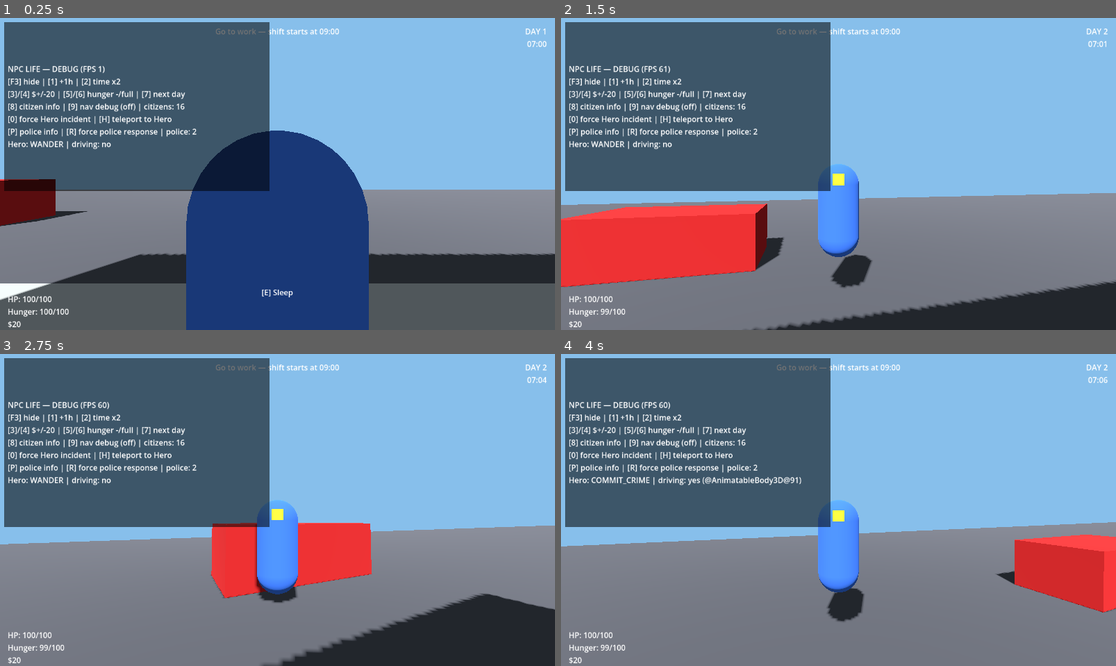
Above: before the commit, frames 1-4 (two rows, left to right).
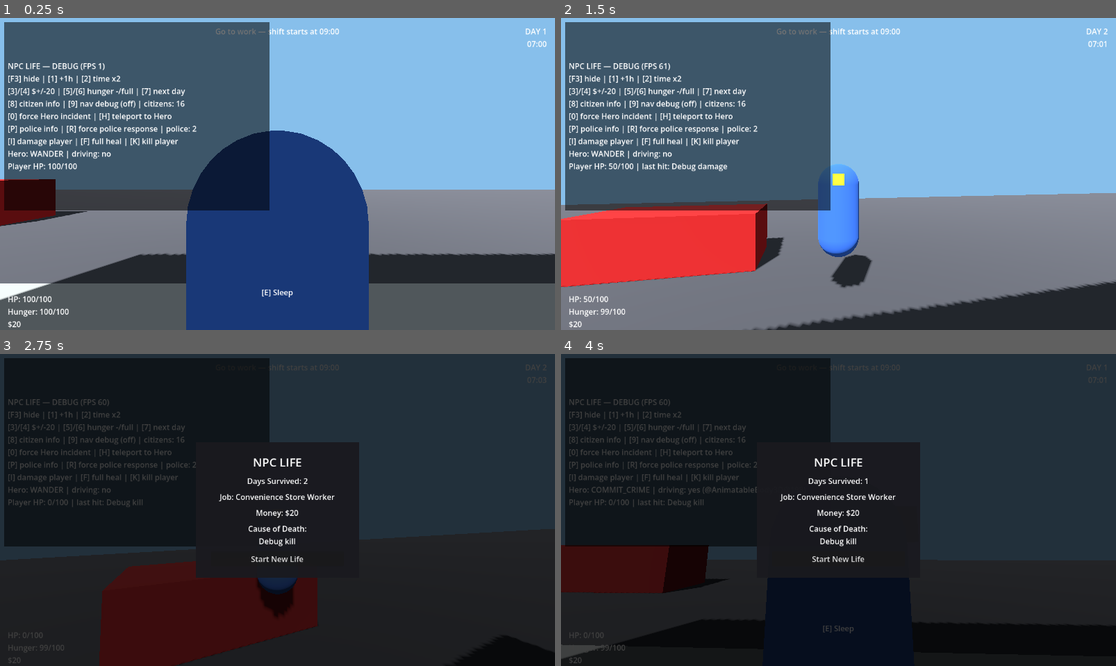
Above: after the commit, the same moments.

Repository: whdghks1/npc_lief
Game: Godot game, scene res://scenes/world/city.tscn
The game is run twice, just before and just after one commit, with the same random seed, the same clock (stepped at 60 frames per second) and the same inputs.
Inputs (mouse positions are in pixels of both pictures, inside the frame that each line leads up to):
- Up to frame 1 (0.25 s): no input
- Up to frame 2 (1.5 s): tap Enter at 0.5 s; move the mouse to (866, 174) at 0.52 s; hold E (interact) 0.53-1.28 s; hold W (move_forward) from 0.53 s (still down); tap Space (jump) at 0.77, 1.07 s; tap I at 0.8, 1.35 s; move the mouse to (810, 174) at 1.27 s
- Up to frame 3 (2.75 s): keep holding W (move_forward); tap Space (jump) at 1.52, 1.82 s; tap F at 1.55, 2.1 s; move the mouse to (288, 503) at 2.02 s; tap K at 2.3 s
- Up to frame 4 (4 s): release W (move_forward) at 2.75 s; click (838, 559) at 2.75 s, where only the run after the commit has a clickable "Start New Life"; move the mouse to (832, 516) at 3.52 s; hold W (move_forward) from 3.53 s (still down); tap K at 3.6 s; tap Space (jump) at 3.77 s; tap 0 at 3.8 s

The runs differ from the first frame. In frame 1, 6.1% of the frame differs, in the area x 0-49%, y 14-62%; in frame 2, 6.3%; in frame 3, 94%; in frame 4, 100%, in the area x 0-100%, y 0-100%.

Commit message:
Phase7

Diff:
--- a/project.godot
+++ b/project.godot
@@ -19,6 +19,7 @@
 
 TimeSystem="*res://scripts/simulation/time/time_system.gd"
 WorldEvents="*res://scripts/systems/world_event_bus.gd"
+GameManager="*res://scripts/core/game_manager.gd"
 CitizenDangerReactor="*res://scripts/ai/citizen/citizen_danger_reactor.gd"
 PoliceDispatcher="*res://scripts/ai/police/police_dispatcher.gd"
 
--- a/scenes/police/police_unit.tscn
+++ b/scenes/police/police_unit.tscn
@@ -1,6 +1,7 @@
-[gd_scene load_steps=7 format=3]
+[gd_scene load_steps=8 format=3]
 
 [ext_resource type="Script" path="res://scripts/ai/police/police_ai.gd" id="1"]
+[ext_resource type="Script" path="res://scripts/systems/vehicle_impact.gd" id="2"]
 
 [sub_resource type="StandardMaterial3D" id="Material_body"]
 albedo_color = Color(0.9, 0.9, 0.92, 1)
@@ -37,3 +38,6 @@
 [node name="CollisionShape3D" type="CollisionShape3D" parent="."]
 position = Vector3(0, 0.7, 0)
 shape = SubResource("BoxShape3D_body")
+
+[node name="VehicleImpact" type="Node" parent="."]
+script = ExtResource("2")
--- a/scenes/ui/debug_overlay.tscn
+++ b/scenes/ui/debug_overlay.tscn
@@ -17,7 +17,7 @@
 offset_left = 8.0
 offset_top = 8.0
 offset_right = 560.0
-offset_bottom = 360.0
+offset_bottom = 400.0
 theme_override_styles/panel = SubResource("StyleBoxFlat_bg")
 
 [node name="InfoLabel" type="Label" parent="Panel"]
--- a/scenes/ui/hud.tscn
+++ b/scenes/ui/hud.tscn
@@ -45,6 +45,19 @@
 horizontal_alignment = 1
 text = "Go to work"
 
+[node name="DangerLabel" type="Label" parent="Root"]
+unique_name_in_owner = true
+visible = false
+anchor_left = 0.5
+anchor_right = 0.5
+offset_left = -220.0
+offset_top = 44.0
+offset_right = 220.0
+offset_bottom = 68.0
+horizontal_alignment = 1
+theme_override_colors/font_color = Color(1, 0.3, 0.25, 1)
+text = "⚠ Something dangerous is happening nearby"
+
 [node name="InteractPrompt" type="Label" parent="Root"]
 unique_name_in_owner = true
 anchor_left = 0.5
--- /dev/null
+++ b/scenes/ui/life_report.tscn
@@ -0,0 +1,70 @@
+[gd_scene load_steps=3 format=3]
+
+[ext_resource type="Script" path="res://scripts/ui/life_report.gd" id="1"]
+
+[sub_resource type="StyleBoxFlat" id="StyleBoxFlat_panel"]
+bg_color = Color(0.1, 0.1, 0.12, 0.95)
+content_margin_left = 32.0
+content_margin_top = 24.0
+content_margin_right = 32.0
+content_margin_bottom = 24.0
+
+[node name="LifeReport" type="CanvasLayer"]
+layer = 30
+script = ExtResource("1")
+
+[node name="Dim" type="ColorRect" parent="."]
+anchor_right = 1.0
+anchor_bottom = 1.0
+color = Color(0, 0, 0, 0.75)
+
+[node name="Panel" type="PanelContainer" parent="."]
+anchor_left = 0.5
+anchor_top = 0.5
+anchor_right = 0.5
+anchor_bottom = 0.5
+offset_left = -170.0
+offset_top = -140.0
+offset_right = 170.0
+offset_bottom = 140.0
+theme_override_styles/panel = SubResource("StyleBoxFlat_panel")
+
+[node name="VBoxContainer" type="VBoxContainer" parent="Panel"]
+layout_mode = 2
+theme_override_constants/separation = 10
+
+[node name="TitleLabel" type="Label" parent="Panel/VBoxContainer"]
+layout_mode = 2
+horizontal_alignment = 1
+text = "NPC LIFE"
+theme_override_font_sizes/font_size = 24
+
+[node name="DaysLabel" type="Label" parent="Panel/VBoxContainer"]
+unique_name_in_owner = true
+layout_mode = 2
+horizontal_alignment = 1
+text = "Days Survived: 0"
+
+[node name="JobLabel" type="Label" parent="Panel/VBoxContainer"]
+unique_name_in_owner = true
+layout_mode = 2
+horizontal_alignment = 1
+text = "Job: Unemployed"
+
+[node name="MoneyLabel" type="Label" parent="Panel/VBoxContainer"]
+unique_name_in_owner = true
+layout_mode = 2
+horizontal_alignment = 1
+text = "Money: $0"
+
+[node name="CauseLabel" type="Label" parent="Panel/VBoxContainer"]
+unique_name_in_owner = true
+layout_mode = 2
+horizontal_alignment = 1
+autowrap_mode = 2
+text = "Cause of Death:\nUnknown"
+
+[node name="NewLifeButton" type="Button" parent="Panel/VBoxContainer"]
+unique_name_in_owner = true
+layout_mode = 2
+text = "Start New Life"
--- a/scenes/vehicles/simple_vehicle.tscn
+++ b/scenes/vehicles/simple_vehicle.tscn
@@ -1,6 +1,7 @@
-[gd_scene load_steps=5 format=3]
+[gd_scene load_steps=6 format=3]
 
 [ext_resource type="Script" path="res://scripts/simulation/traffic/simple_vehicle.gd" id="1"]
+[ext_resource type="Script" path="res://scripts/systems/vehicle_impact.gd" id="2"]
 
 [sub_resource type="StandardMaterial3D" id="Material_vehicle"]
 albedo_color = Color(0.75, 0.15, 0.15, 1)
@@ -23,3 +24,6 @@
 [node name="CollisionShape3D" type="CollisionShape3D" parent="."]
 position = Vector3(0, 0.7, 0)
 shape = SubResource("BoxShape3D_vehicle")
+
+[node name="VehicleImpact" type="Node" parent="."]
+script = ExtResource("2")
--- a/scripts/ai/hero/hero_ai.gd
+++ b/scripts/ai/hero/hero_ai.gd
@@ -96,6 +96,11 @@
 		current_target_vehicle = nearest
 		global_position = nearest.global_position # debug-only: skip the walk over
 		_change_state(State.STEAL_VEHICLE)
+		# _change_state(DRIVE) above only arms the retarget timer — the
+		# actual drive_to() call normally happens on the next physics frame
+		# (_process_drive). Do it now too, or the vehicle sits at speed 0
+		# when we immediately jump to COMMIT_CRIME below.
+		_pick_reckless_target()
 	_change_state(State.COMMIT_CRIME)
 
 
--- a/scripts/ai/police/police_ai.gd
+++ b/scripts/ai/police/police_ai.gd
@@ -72,6 +72,32 @@
 	return current_state == State.PATROL
 
 
+## The AI's intended driving speed right now (unscaled by TimeSystem's debug
+## fast-forward — see SimpleVehicle.current_speed() for why). Used by
+## VehicleImpact to decide whether a touch is a hit or just a bump: normal
+## patrol/return speeds stay below the threshold, response/pursuit don't.
+func current_speed() -> float:
+	match current_state:
+		State.PATROL:
+			return PATROL_SPEED
+		State.RESPOND:
+			return RESPOND_SPEED
+		State.PURSUE:
+			return PURSUE_SPEED
+		State.SEARCH:
+			return SEARCH_SPEED
+		State.RETURN_TO_PATROL:
+			return RETURN_SPEED
+	return 0.0
+
+
+## The vehicle this unit is actively pursuing, or null. Used by
+## VehicleImpact to phrase "hit during a police pursuit" without reaching
+## into this class's internals.
+func pursuit_target() -> Node:
+	return _target_vehicle if current_state == State.PURSUE else null
+
+
 ## Called by PoliceDispatcher. `vehicle` may be null (e.g. a collision report
 ## with no known getaway vehicle) — response still drives to the position.
 func dispatch_to(position: Vector3, vehicle: Node) -> void:
--- /dev/null
+++ b/scripts/core/game_manager.gd
@@ -0,0 +1,68 @@
+## Responsible for starting/ending lives (docs/ARCHITECTURE.md "GameManager").
+## Must NOT contain gameplay logic belonging to other systems — it only
+## reacts to the player's Health dying, shows the Life Report, and resets
+## the world for a new life. Registered as the autoload "GameManager".
+##
+## The player is a normal child of whatever scene is currently loaded, so a
+## fresh one (and a fresh city, citizens, Hero, and police) appears for free
+## just by reloading the scene — "the city may reset entirely" is the
+## documented Phase 7 simplification for this. Only TimeSystem (an autoload,
+## so it survives a scene reload on its own) needs an explicit reset.
+extends Node
+
+const LIFE_REPORT_SCENE := "res://scenes/ui/life_report.tscn"
+
+var _life_report: LifeReport = null
+
+## A fresh Player (and Health) appears each time the scene (re)loads, so
+## this is re-discovered lazily rather than cached once at startup.
+var _connected_health: Health = null
+
+
+func _process(_delta: float) -> void:
+	if _connected_health != null and is_instance_valid(_connected_health):
+		return
+	var player := get_tree().get_first_node_in_group("player")
+	if player == null:
+		return
+	var health: Health = player.get_node_or_null("Health")
+	if health == null:
+		return
+	if not health.died.is_connected(_on_player_died):
+		health.died.connect(_on_player_died)
+	_connected_health = health
+
+
+func _on_player_died(cause: String) -> void:
+	if _life_report != null:
+		return # already showing one — shouldn't happen, but stay defensive
+
+	var player := get_tree().get_first_node_in_group("player")
+	WorldEvents.player_died.emit(player.global_position if player != null else Vector3.ZERO, cause)
+
+	var days_survived := TimeSystem.day
+	var money := 0.0
+	var job_name := "Unemployed"
+	if player != null:
+		var wallet: Wallet = player.get_node_or_null("Wallet")
+		if wallet != null:
+			money = wallet.money
+		var job: PlayerJob = player.get_node_or_null("Job")
+		if job != null and job.job != null:
+			job_name = job.job.job_name
+
+	get_tree().paused = true
+	_life_report = load(LIFE_REPORT_SCENE).instantiate()
+	add_child(_life_report)
+	_life_report.set_stats(days_survived, job_name, money, cause)
+	_life_report.new_life_requested.connect(_on_new_life_requested)
+
+
+func _on_new_life_requested() -> void:
+	if _life_report != null:
+		_life_report.queue_free()
+		_life_report = null
+	_connected_health = null
+	TimeSystem.reset()
+	get_tree().paused = false
+	get_tree().reload_current_scene()
--- a/scripts/player/health.gd
+++ b/scripts/player/health.gd
@@ -1,17 +1,21 @@
 ## Generic health component.
 ##
-## Not wired to any damage source yet — no hazards exist before later
-## roadmap phases (Phase 7 "NPC Survival"). Phase 1 only needs the stat to
-## exist and be readable by the HUD.
+## Phase 7 connects this to actual hazards (vehicle impacts, via
+## scripts/systems/vehicle_impact.gd) — before that it just existed for the
+## HUD to display.
 class_name Health
 extends Node
 
 signal health_changed(current: float, max_health: float)
-signal died
+## `cause` is whatever was last passed to take_damage() — a short, readable
+## string for the Life Report ("Hit by a stolen vehicle during a police
+## pursuit"), not a forensic system.
+signal died(cause: String)
 
 @export var max_health: float = 100.0
 
 var current_health: float = max_health
+var last_damage_cause: String = ""
 
 
 func _ready() -> void:
@@ -19,13 +23,15 @@
 	health_changed.emit(current_health, max_health)
 
 
-func take_damage(amount: float) -> void:
+func take_damage(amount: float, cause: String = "") -> void:
 	if current_health <= 0.0 or amount <= 0.0:
 		return
+	if not cause.is_empty():
+		last_damage_cause = cause
 	current_health = maxf(current_health - amount, 0.0)
 	health_changed.emit(current_health, max_health)
 	if current_health <= 0.0:
-		died.emit()
+		died.emit(last_damage_cause)
 
 
 func heal(amount: float) -> void:
--- a/scripts/simulation/city/city_builder.gd
+++ b/scripts/simulation/city/city_builder.gd
@@ -70,6 +70,7 @@
 const WORKPLACE_TRIGGER_SCRIPT := "res://scripts/systems/jobs/workplace_trigger.gd"
 const SLEEP_TRIGGER_SCRIPT := "res://scripts/systems/time/sleep_trigger.gd"
 const FOOD_ITEM_TRIGGER_SCRIPT := "res://scripts/systems/economy/food_item_trigger.gd"
+const HOSPITAL_TRIGGER_SCRIPT := "res://scripts/systems/health/hospital_trigger.gd"
 
 const VEHICLE_SCENE_PATH := "res://scenes/vehicles/simple_vehicle.tscn"
 const VEHICLE_COUNT := 4
@@ -401,6 +402,8 @@
 			_make_workplace(body)
 		BuildingType.APARTMENT:
 			_make_sleep_spot(body)
+		BuildingType.HOSPITAL:
+			_make_hospital(body)
 
 	# Script and children must be fully set up before the body joins the
 	# tree, so its _ready() (if any) sees a complete node. Buildings are
@@ -430,6 +433,18 @@
 	var interactable := Interactable.new()
 	interactable.name = "Interactable"
 	interactable.prompt = "Sleep"
+	body.add_child(interactable)
+
+
+func _make_hospital(body: StaticBody3D) -> void:
+	body.collision_layer = 5 # world (1) + interactable (4)
+	body.set_script(load(HOSPITAL_TRIGGER_SCRIPT))
+
+	var interactable := Interactable.new()
+	interactable.name = "Interactable"
+	# Cost is hardcoded here for the prompt text — keep in sync with
+	# HospitalTrigger.TREATMENT_COST.
+	interactable.prompt = "Get treated ($15)"
 	body.add_child(interactable)
 
 
--- a/scripts/simulation/time/time_system.gd
+++ b/scripts/simulation/time/time_system.gd
@@ -84,3 +84,14 @@
 ## not part of what's being fast-forwarded.
 func speed_multiplier() -> float:
 	return time_scale / BASE_TIME_SCALE
+
+
+## Called by GameManager when starting a new life. TimeSystem is an
+## autoload, so it survives scene reloads on its own and needs to be reset
+## explicitly — the rest of the world resets for free by reloading the scene.
+func reset() -> void:
+	day = 1
+	hour = WAKE_HOUR
+	minute = 0
+	time_scale = BASE_TIME_SCALE
+	_minute_accumulator = 0.0
--- a/scripts/simulation/traffic/simple_vehicle.gd
+++ b/scripts/simulation/traffic/simple_vehicle.gd
@@ -56,6 +56,14 @@
 
 func is_available() -> bool:
 	return driver == null
+
+
+## The AI's intended driving speed right now (unscaled by TimeSystem's debug
+## fast-forward, which is about clock pacing, not "how recklessly is this
+## vehicle actually being driven"). Used by VehicleImpact to decide whether
+## a touch is a hit or just a bump.
+func current_speed() -> float:
+	return _manual_speed if driver != null else speed
 
 
 func freeze() -> void:
--- /dev/null
+++ b/scripts/systems/health/hospital_trigger.gd
@@ -0,0 +1,31 @@
+## Marks a physics body as a place the player can get treated. CityBuilder
+## attaches this to the Hospital building (plus a child Interactable).
+##
+## Prototype rule for insufficient funds (docs/ROADMAP.md Phase 7 asks for
+## one to be chosen and documented): the hospital treats you anyway. Being
+## broke AND dying is future-phase material — for this prototype, healthcare
+## is never a reason a recoverable player stays dying.
+extends StaticBody3D
+
+const TREATMENT_COST := 15.0
+
+@onready var _interactable: Interactable = $Interactable
+
+
+func _ready() -> void:
+	_interactable.interacted.connect(_on_interacted)
+
+
+func _on_interacted(by: Node) -> void:
+	var health: Health = by.get_node_or_null("Health")
+	if health == null or health.current_health >= health.max_health:
+		print("Nothing to treat — already at full health.")
+		return
+
+	var wallet: Wallet = by.get_node_or_null("Wallet")
+	if wallet != null and wallet.spend(TREATMENT_COST):
+		print("Treated at the hospital. -$%d" % int(TREATMENT_COST))
+	else:
+		print("Treated at the hospital (couldn't afford it — treated anyway).")
+
+	health.heal(health.max_health)
--- /dev/null
+++ b/scripts/systems/vehicle_impact.gd
@@ -0,0 +1,82 @@
+## Detects when a vehicle is moving fast enough to actually hurt someone it
+## touches — the player or a citizen — rather than just being solid scenery.
+##
+## Attach as a child of any vehicle body that exposes `current_speed()`
+## (SimpleVehicle, PoliceAI). Kept separate from those scripts' own driving
+## logic so both share identical, simply-readable impact rules instead of
+## duplicating them (docs/ROADMAP.md Phase 7: "Keep damage rules simple and
+## readable").
+##
+## The speed threshold is what keeps ordinary traffic from being a constant
+## threat: normal patrol/loop speeds sit below it, reckless driving and
+## police response/pursuit sit above it.
+extends Node
+
+const SPEED_THRESHOLD := 7.0
+const HIT_RADIUS := 1.5
+const PLAYER_DAMAGE := 35.0
+## Radius nearby citizens flee from after a real hit — reuses the same
+## danger-reaction pipeline a Hero crime uses (CitizenDangerReactor).
+const HIT_DANGER_RADIUS := 12.0
+## Avoids re-hitting every single physics frame while still overlapping.
+const HIT_COOLDOWN := 2.0
+
+@onready var _body: Node3D = get_parent()
+
+var _cooldown_remaining: float = 0.0
+
+
+func _physics_process(delta: float) -> void:
+	if _cooldown_remaining > 0.0:
+		_cooldown_remaining -= delta
+		return
+	if _body.current_speed() < SPEED_THRESHOLD:
+		return
+	if _try_hit_player():
+		return
+	_try_hit_citizen()
+
+
+func _try_hit_player() -> bool:
+	var player := get_tree().get_first_node_in_group("player")
+	if player == null or _body.global_position.distance_to(player.global_position) > HIT_RADIUS:
+		return false
+
+	var health: Health = player.get_node_or_null("Health")
+	if health == null:
+		return false
+
+	var pos: Vector3 = _body.global_position
+	health.take_damage(PLAYER_DAMAGE, _describe_cause())
+	WorldEvents.player_injured.emit(pos)
+	WorldEvents.vehicle_collision.emit(pos)
+	WorldEvents.danger_created.emit(pos, HIT_DANGER_RADIUS)
+	_cooldown_remaining = HIT_COOLDOWN
+	return true
+
+
+func _try_hit_citizen() -> void:
+	for citizen in get_tree().get_nodes_in_group("citizens"):
+		if _body.global_position.distance_to(citizen.global_position) > HIT_RADIUS:
+			continue
+		var pos: Vector3 = _body.global_position
+		# No injury/recovery simulation — a severe hit just removes the
+		# citizen from the simulation (docs/ROADMAP.md: "do not build
+		# complex injury simulation", "avoid gore").
+		citizen.queue_free()
+		WorldEvents.civilian_injured.emit(pos)
+		WorldEvents.vehicle_collision.emit(pos)
+		WorldEvents.danger_created.emit(pos, HIT_DANGER_RADIUS)
+		_cooldown_remaining = HIT_COOLDOWN
+		return
+
+
+func _describe_cause() -> String:
+	if _body is PoliceAI:
+		return "Hit by a police vehicle during a high-speed response"
+	for unit in get_tree().get_nodes_in_group("police"):
+		if unit.pursuit_target() == _body:
+			return "Hit by a stolen vehicle during a police pursuit"
+	if _body.has_method("is_available") and not _body.is_available():
+		return "Hit by a stolen vehicle"
+	return "Hit by a vehicle"
--- a/scripts/systems/world_event_bus.gd
+++ b/scripts/systems/world_event_bus.gd
@@ -17,3 +17,10 @@
 signal dangerous_driving_started(position: Vector3)
 signal collision_occurred(position: Vector3)
 signal danger_created(position: Vector3, radius: float)
+
+## Phase 7 (NPC Survival) additions — connecting Hero/police chaos to the
+## player's and citizens' ordinary lives.
+signal vehicle_collision(position: Vector3)
+signal player_injured(position: Vector3)
+signal civilian_injured(position: Vector3)
+signal player_died(position: Vector3, cause: String)
--- a/scripts/ui/debug_overlay.gd
+++ b/scripts/ui/debug_overlay.gd
@@ -12,6 +12,7 @@
 const FAST_TIME_SCALE := 40.0
 const MONEY_STEP := 20.0
 const HUNGER_STEP := 20.0
+const DAMAGE_STEP := 25.0
 const MAX_CITIZEN_ROWS := 5
 const MAX_POLICE_ROWS := 3
 
@@ -20,19 +21,22 @@
 var _player: Node3D
 var _wallet: Wallet
 var _hunger: Hunger
+var _health: Health
 var _show_citizen_details := false
 var _show_police_details := false
 var _nav_debug_enabled := false
 
 
 func _ready() -> void:
-	# Debug overlay should not pause with the rest of the simulation once a
-	# pause system exists.
+	# Debug overlay should not pause with the rest of the simulation — this
+	# now includes staying visible/functional while the Life Report has the
+	# tree paused after a death.
 	process_mode = Node.PROCESS_MODE_ALWAYS
 	_player = get_tree().get_first_node_in_group("player")
 	if _player != null:
 		_wallet = _player.get_node_or_null("Wallet")
 		_hunger = _player.get_node_or_null("Hunger")
+		_health = _player.get_node_or_null("Health")
 
 
 func _process(_delta: float) -> void:
@@ -50,7 +54,9 @@
 		]
 		+ "[0] force Hero incident | [H] teleport to Hero\n"
 		+ "[P] police info | [R] force police response | police: %d\n" % police.size()
-		+ _hero_status_text()
+		+ "[I] damage player | [F] full heal | [K] kill player\n"
+		+ _hero_status_text() + "\n"
+		+ _player_health_text()
 	)
 	if _show_citizen_details:
 		text += "\n" + _citizen_details_text(citizens)
@@ -69,6 +75,15 @@
 	return "Hero: %s | driving: %s%s" % [
 		hero.state_name(), "yes" if hero.is_driving else "no", vehicle_note
 	]
+
+
+func _player_health_text() -> String:
+	if _health == null:
+		return "Player: (no Health component)"
+	var text := "Player HP: %d/%d" % [int(_health.current_health), int(_health.max_health)]
+	if not _health.last_damage_cause.is_empty():
+		text += " | last hit: %s" % _health.last_damage_cause
+	return text
 
 
 func _citizen_details_text(citizens: Array[Node]) -> String:
@@ -156,6 +171,15 @@
 			_show_police_details = not _show_police_details
 		KEY_R:
 			_debug_force_police_response()
+		KEY_I:
+			if _health != null:
+				_health.take_damage(DAMAGE_STEP, "Debug damage")
+		KEY_F:
+			if _health != null:
+				_health.heal(_health.max_health)
+		KEY_K:
+			if _health != null:
+				_health.take_damage(_health.max_health + 999.0, "Debug kill")
 		_:
 			handled = false
 
--- a/scripts/ui/hud.gd
+++ b/scripts/ui/hud.gd
@@ -1,54 +1,74 @@
-## Basic player-facing HUD: stats, clock, daily objective, interact prompt.
+## Basic player-facing HUD: stats, clock, daily objective, interact prompt,
+## and a brief danger warning.
 ##
 ## Finds the player via the "player" group instead of a direct scene
 ## reference, so this scene and the player scene stay decoupled — either can
 ## be swapped without editing the other. Purely a display — all the rules
 ## live in the systems it listens to (TimeSystem, Health, Hunger, Wallet,
-## PlayerJob via ObjectiveTracker).
+## PlayerJob via ObjectiveTracker, WorldEvents for danger).
 class_name HUD
 extends CanvasLayer
+
+## How close a danger_created event needs to be to the player to warrant a
+## warning — "enough feedback to understand danger is nearby" without
+## turning into a minimap-style radar (docs/ROADMAP.md Phase 7).
+const DANGER_WARNING_RADIUS := 40.0
+const DANGER_WARNING_DURATION := 4.0
 
 @onready var _stats_label: Label = %StatsLabel
 @onready var _time_label: Label = %TimeLabel
 @onready var _objective_label: Label = %ObjectiveLabel
 @onready var _interact_prompt: Label = %InteractPrompt
+@onready var _danger_label: Label = %DangerLabel
 
 var _health_current := 0.0
 var _health_max := 0.0
 var _hunger_current := 0.0
 var _hunger_max := 0.0
 var _money := 0.0
+var _player: Node3D
+var _danger_warning_remaining := 0.0
 
 
 func _ready() -> void:
 	_interact_prompt.visible = false
+	_danger_label.visible = false
 	_update_time_label()
 	TimeSystem.minute_passed.connect(_on_minute_passed)
 	TimeSystem.day_changed.connect(_on_day_changed)
+	WorldEvents.danger_created.connect(_on_danger_created)
 
-	var player := get_tree().get_first_node_in_group("player")
-	if player == null:
+	_player = get_tree().get_first_node_in_group("player")
+	if _player == null:
 		push_warning("HUD: no node in group 'player' found to bind to.")
 		return
 
-	var health: Health = player.get_node("Health")
+	var health: Health = _player.get_node("Health")
 	health.health_changed.connect(_on_health_changed)
 	_on_health_changed(health.current_health, health.max_health)
 
-	var hunger: Hunger = player.get_node("Hunger")
+	var hunger: Hunger = _player.get_node("Hunger")
 	hunger.hunger_changed.connect(_on_hunger_changed)
 	_on_hunger_changed(hunger.current_hunger, hunger.max_hunger)
 
-	var wallet: Wallet = player.get_node("Wallet")
+	var wallet: Wallet = _player.get_node("Wallet")
 	wallet.money_changed.connect(_on_money_changed)
 	_on_money_changed(wallet.money)
 
-	var interactor: Interactor = player.get_node("Interactor")
+	var interactor: Interactor = _player.get_node("Interactor")
 	interactor.target_changed.connect(_on_target_changed)
 
-	var objective: ObjectiveTracker = player.get_node("ObjectiveTracker")
+	var objective: ObjectiveTracker = _player.get_node("ObjectiveTracker")
 	objective.objective_changed.connect(_on_objective_changed)
 	_on_objective_changed(objective.current_text)
+
+
+func _process(delta: float) -> void:
+	if _danger_warning_remaining <= 0.0:
+		return
+	_danger_warning_remaining -= delta
+	if _danger_warning_remaining <= 0.0:
+		_danger_label.visible = false
 
 
 func _on_health_changed(current: float, max_health: float) -> void:
@@ -96,3 +116,10 @@
 	_interact_prompt.visible = interactable != null
 	if interactable != null:
 		_interact_prompt.text = "[E] %s" % interactable.prompt
+
+
+func _on_danger_created(position: Vector3, _radius: float) -> void:
+	if _player == null or _player.global_position.distance_to(position) > DANGER_WARNING_RADIUS:
+		return
+	_danger_label.visible = true
+	_danger_warning_remaining = DANGER_WARNING_DURATION
--- /dev/null
+++ b/scripts/ui/life_report.gd
@@ -0,0 +1,26 @@
+## The death screen (docs/ROADMAP.md Phase 7 "Life Report"). Purely a
+## display + one button — GameManager owns the actual life-ending/starting
+## logic and just tells this what to show.
+class_name LifeReport
+extends CanvasLayer
+
+signal new_life_requested
+
+@onready var _days_label: Label = %DaysLabel
+@onready var _job_label: Label = %JobLabel
+@onready var _money_label: Label = %MoneyLabel
+@onready var _cause_label: Label = %CauseLabel
+@onready var _button: Button = %NewLifeButton
+
+
+func _ready() -> void:
+	# Must keep working while the game is paused underneath it.
+	process_mode = Node.PROCESS_MODE_ALWAYS
+	_button.pressed.connect(func() -> void: new_life_requested.emit())
+
+
+func set_stats(days_survived: int, job_name: String, money: float, cause: String) -> void:
+	_days_label.text = "Days Survived: %d" % days_survived
+	_job_label.text = "Job: %s" % job_name
+	_money_label.text = "Money: $%d" % int(money)
+	_cause_label.text = "Cause of Death:\n%s" % (cause if not cause.is_empty() else "Unknown")
Not shown, added: scripts/core/game_manager.gd.uid
Not shown, added: scripts/systems/health/hospital_trigger.gd.uid
Not shown, added: scripts/systems/vehicle_impact.gd.uid
Not shown, added: scripts/ui/life_report.gd.uid
